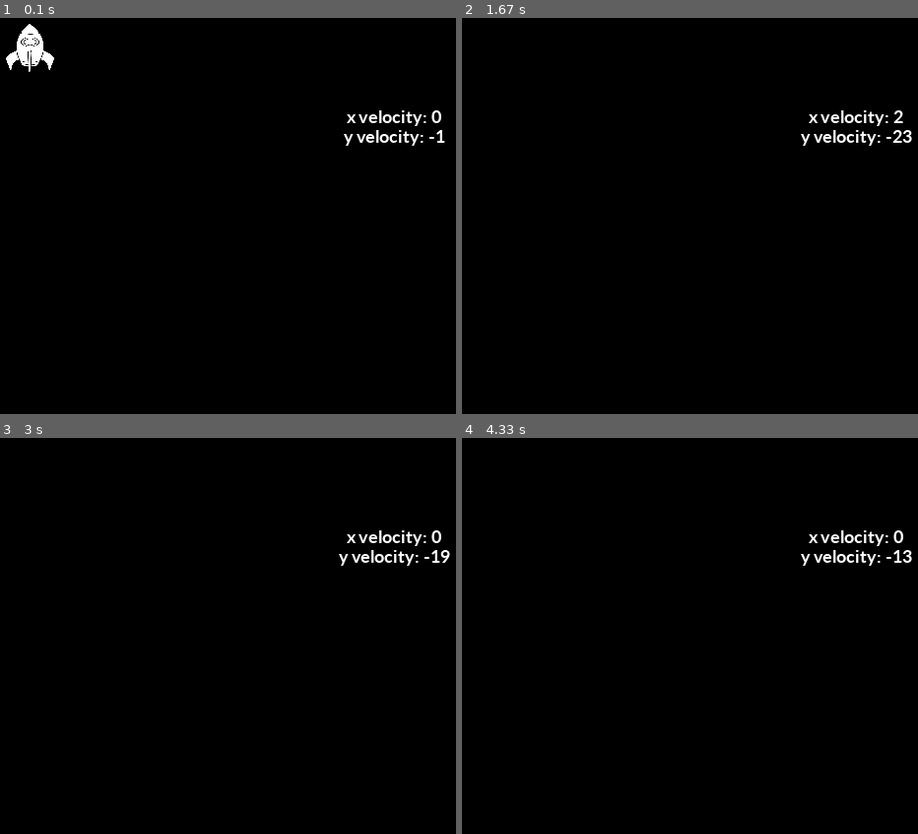
Above: before the commit, frames 1-4 (two rows, left to right).
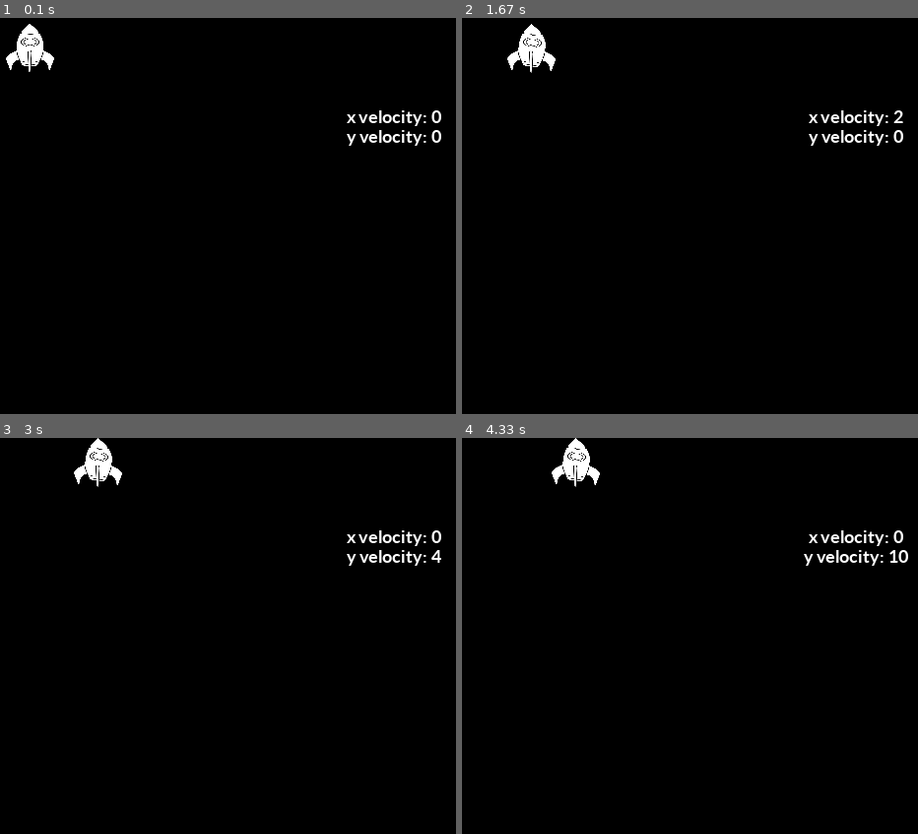
Above: after the commit, the same moments.

Repository: Nat1405/pythonic-pygames
Game: pygame game, started from lander.py
The game is run twice, just before and just after one commit, with the same random seed, the same clock (stepped at 60 frames per second) and the same inputs. The source is Python 2; it was converted automatically to run under Python 3.
Inputs:
- Up to frame 1 (0.1 s): no input
- Up to frame 2 (1.67 s): tap 1 at 0.33 s; hold Right 0.67-1.13 s; tap 2 at 0.82 s; hold Right 1.17-1.63 s
- Up to frame 3 (3 s): hold Left 1.67-2.2 s; tap 1 at 1.82 s; hold Down 2.23-2.53 s; tap 2 at 2.38 s; hold Left 2.57-2.97 s
- Up to frame 4 (4.33 s): hold Right 3-3.63 s; tap 1 at 3.15 s; hold Down 3.67-4.03 s; tap 2 at 3.82 s; hold Left from 4.07 s (still down)

The runs differ from the first frame. In frame 1, 0.4% of the frame differs, in the area x 75-98%, y 28-33%; in frame 2, 1.0%; in frame 3, 1.0%; in frame 4, 1.1%, in the area x 19-99%, y 0-33%.

Commit message:
Turned off gravity. Trying to figure out how to rotate an image properly.

Diff:
--- a/lander.py
+++ b/lander.py
@@ -87,9 +87,9 @@
 				engine_firing_flag = True
 				print("Started firing")
 			if event.key == pygame.K_1:
-				lander.rot_center(0.5);
+				lander.rot_center(2);
 			if event.key == pygame.K_2:
-				lander.rot_center(-0.5);
+				lander.rot_center(-2);
 		elif event.type == pygame.KEYUP:
 			if event.key == pygame.K_DOWN:
 				engine_firing_flag = False
--- a/mymodule.py
+++ b/mymodule.py
@@ -28,6 +28,8 @@
         self.lander_image = pygame.transform.scale(self.lander_image, (50, 50))
         self.imagerect = self.lander_image.get_rect()
 
+        self.temp_image = self.lander_image
+
         # Intialize the endgame flags
 
         self.end_game_flag = True;
@@ -35,7 +37,7 @@
 
     #Method to draw object
     def draw(self, color):
-    	self.screen.blit(self.lander_image, (self.x_pos, self.y_pos))
+    	self.screen.blit(self.temp_image, (self.x_pos, self.y_pos))
 
     #Method to move object around
     def move(self, engine_firing_flag):
@@ -58,8 +60,8 @@
 
         if engine_firing_flag:
             self.y_velocity += self.y_acceleration + self.engine_acceleration
-        else:
-            self.y_velocity += self.y_acceleration
+        #else:
+        #    self.y_velocity += self.y_acceleration
 
     # Call these methods to speed up or slow down the object
     def accelerate_x(self):
@@ -81,5 +83,5 @@
 
     def rot_center(self, angle):
         '''rotate an image while keeping its center'''
-        self.lander_image = pygame.transform.rotate(self.lander_image, angle)
-        self.imagerect = self.lander_image.get_rect(center=self.imagerect.center)
+        self.temp_image = pygame.transform.rotate(self.lander_image, angle)
+        self.imagerect = self.temp_image.get_rect(center=self.imagerect.center)
Not shown, changed: mymodule.pyc
